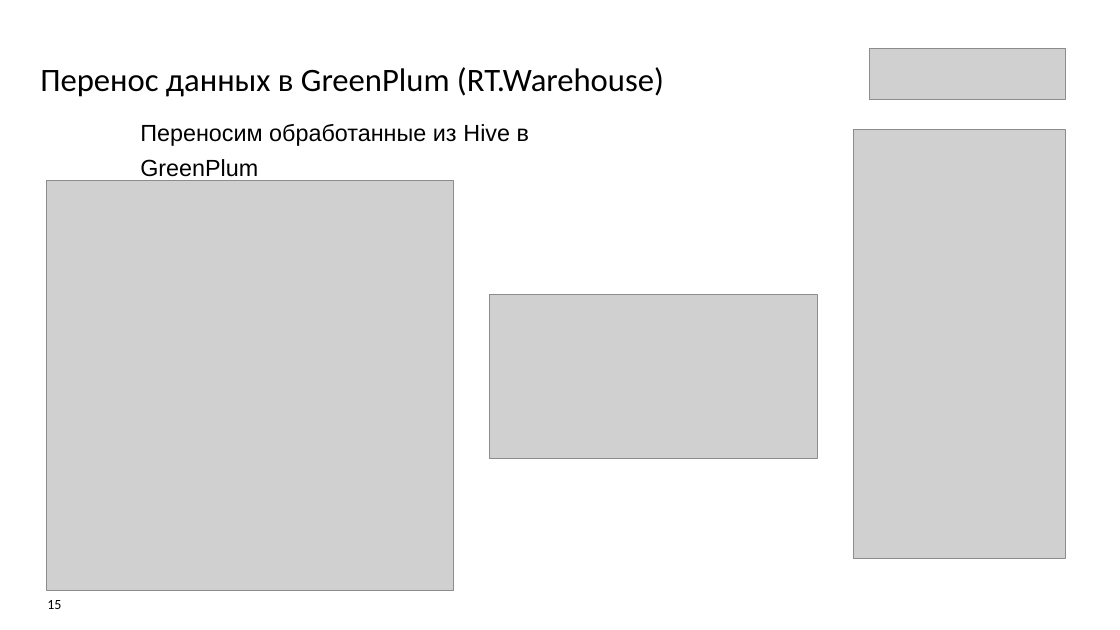
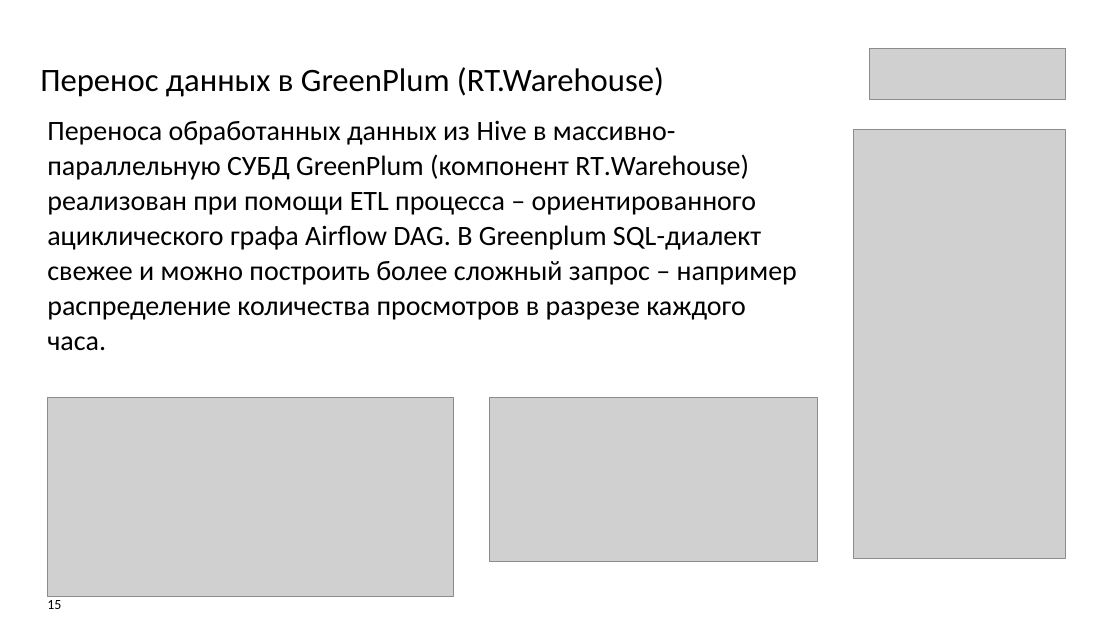
Before and after one commit to Olmeor/Data-engineer_Rostelecom_programming_school, a slide deck: slide 15 of Сertification/presentation.pptx. Drawn at 1120x630 pixels with LibreOffice and Linux fonts; fonts in the diff are those of the drawing; grey boxes stand for pictures. Boxes give left, top, right and bottom in pixels: in the first picture for what was removed or moved away, otherwise in the second. Text is boxed around its words. In the diff, an @@ line names an element or a change of style, - is before the commit and + after.

```diff
--- a/Сertification/presentation.pptx
+++ b/Сertification/presentation.pptx
@@ text at [47, 120, 797, 351]: text changed; size 20 to 24 pt; font Arial to Calibri @@
-Переносим обработанные из Hive в GreenPlum
+Переноса обработанных данных из Hive в массивно-параллельную СУБД GreenPlum (компонент RT.Warehouse) реализован при помощи ETL процесса – ориентированного ациклического графа Airflow DAG. В Greenplum SQL-диалект свежее и можно построить более сложный запрос – например распределение количества просмотров в разрезе каждого часа.
@@ picture removed at [46, 180, 453, 591] @@
@@ picture added at [47, 398, 453, 597] @@
@@ picture: place and size @@
-picture at [490, 295, 818, 459]
+picture at [490, 398, 818, 562]
```
Also in this commit, not shown: 4 other slides changed, 1 other file.
